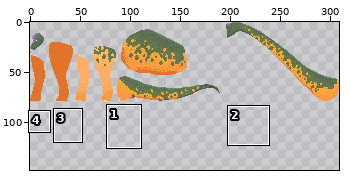
Sprite sheet, stored at GlobalGamejam2018/Assets/Artwork/DinosaurSprites/Exports/SPRITE_Dino_Brachio_01.png. Above, an overview of the earlier version with the close-up marked.
Close-up. Earlier state:
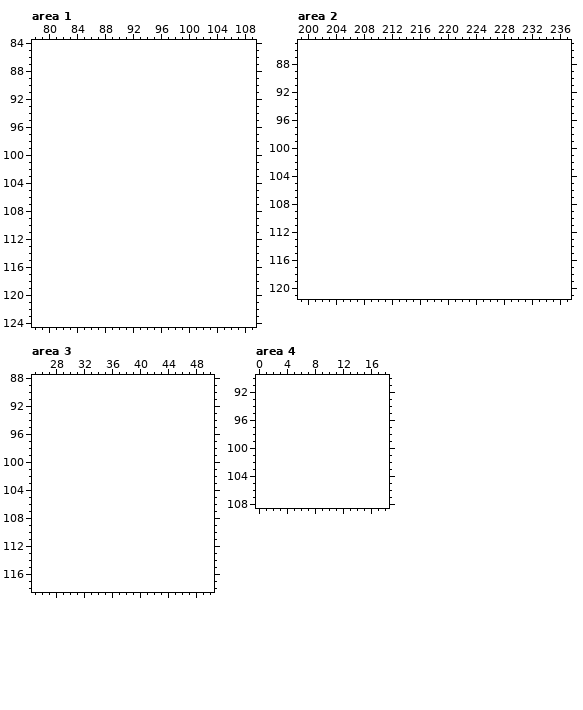
The file is 309x79 pixels. Shown: area 1: x 78..109, y 84..124; area 2: x 199..237, y 85..121; area 3: x 25..50, y 88..118; area 4: x 0..18, y 90..108. The old version is drawn lined up with the new one, on the new canvas. The commit also changed other parts of the picture, which this record leaves out.
Now the later version:
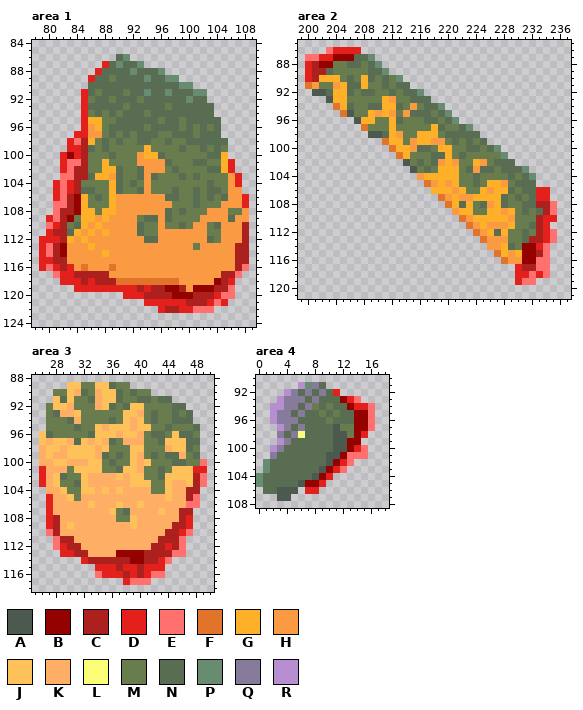
Palette (. is transparent): A #4c594e  B #940200  C #ac211e  D #e3201c  E #ff706e  F #e2732a  G #ffb029  H #fa9b44  J #ffc159  K #ffae65  L #faff7a  M #687c4e  N #586d52  P #678c71  Q #867b9b  R #b78ecf
What changed:
canvas 309x79 -> 309x148
Area 1:
y 86: x 90..91 .. -> NP
y 87: x 88..93 ...... -> DNPNNP
y 88: x 87..96 .......... -> DNNNNPNNNP
y 89: x 86..98 ............. -> DNNMNNNNPNNPP
y 90: x 86..100 ............... -> NNNNNNNNNNNNNPP
y 91: x 85..102 .................. -> DNMNNNMNNPNNPNNNPP
y 92: x 85..102 .................. -> DMNNMNNNMNNNNNNPNN
y 93: x 85..103 ................... -> DNNNNNMNNNNNMNNNNNN
y 94: x 85..103 ................... -> DMNMNMNNNMNNNNNNNNN
y 95: x 85..104 .................... -> DGGMMNNNNNNMNNMNNNNN
y 96: x 85..104 .................... -> DHGMNNNNNMNNNNMNMNMN
y 97: x 84..104 ..................... -> DDHHMNMNMNNNMMNNNMNNN
y 98: x 83..105 ....................... -> DECGMNMNMMNNMMNMMNNNNNN
y 99: x 83..105 ....................... -> DDCNMNMMMMMGMMMMNMMNMNM
y 100: x 82..105 ........................ -> DBDCMMMNMMMHGGNMMMMMMNNG
y 101: x 82..106 ......................... -> DEECMMGMMMMHHHHNMMMNNMMGD
y 102: x 82..106 ......................... -> DECCMMGGNMMNHHHMNMMMMNNGD
y 103: x 82..107 .......................... -> EECCNGGHNMMNHNMMMNMNMMMMHD
y 104: x 81..107 ........................... -> DEDCMMMMGNMNMHMMMMMMMMNMMHD
y 105: x 81..107 ........................... -> DEDCNNMMGNMMNHMMMNMMNMNNMHH
y 106: x 81..108 ............................ -> DECBGMNMGHHHHHHHNNMMNMNMNHHD
y 107: x 81..108 ............................ -> EECBGMMMGHHHHHHHHMMMNMMMHHHD
y 108: x 81..108 ............................ -> ECCBGGMGGHHHHHHHNMNMMMHHHMMH
y 109: x 80..108 ............................. -> DECBMGGHGHHHHMNNHNMMMMHHHHNHH
y 110: x 80..108 ............................. -> EDCMNGHGHHHHHNMMHMMNMHHMNHHHC
y 111: x 80..108 ............................. -> DCCNGHGHGHHHHNMMHHHHHHHMMHHHC
y 112: x 79..108 .............................. -> DDDCGHGHHHHHHHHNNHHHHHHHNMHHHC
y 113: x 79..108 .............................. -> DECBHHHGHHHHHHHHHHHHHHMHHHHHCC
y 114: x 79..108 .............................. -> DECBHHHHHGHHHHHHHHHHHHHHHHHHCC
y 115: x 79..108 .............................. -> DDCCHHHHHHHHHHHHHHHHHHHHHHHHCC
y 116: x 79..108 .............................. -> DEDCDHFHHHFHHHHHHHHHHHHHHHHHCE
y 117: x 81..107 ........................... -> EDDCCCCCHHHHHHHHHHHHHHHHCCE
y 118: x 82..106 ......................... -> DDDCDCCCFFFFFFFFFHHHHHBCD
y 119: x 84..106 ....................... -> DDDDDDDDDCDCCBBCHBBBCCE
y 120: x 91..106 ................ -> DDDCCCCBBBCCCDEE
y 121: x 94..105 ............ -> DDDDDDCCCDED
y 122: x 96..103 ........ -> DCCDDEEE
Area 2:
y 86: x 203..207 ..... -> EDDDD
y 87: x 200..209 .......... -> EEDDBBBNNP
y 88: x 200..210 ........... -> DCBBMMNNMNP
y 89: x 200..211 ............ -> DCCNMMMMMNNP
y 90: x 200..213 .............. -> DCGGGMNMGNMNMP
y 91: x 200..214 ............... -> FHMMHGNNGMMNMNN
y 92: x 201..216 ................ -> AANGGNMNNMMNMNNP
y 93: x 203..217 ............... -> AGGMMMMMGHMMNNN
y 94: x 204..219 ................ -> FGNMMNNGGNMHMNNP
y 95: x 205..220 ................ -> FAMMGHGHMHNNNMNP
y 96: x 207..221 ............... -> AGGMMGNMMMNNMNP
y 97: x 208..223 ................ -> FMMMGMMMMMGNMMNP
y 98: x 209..224 ................ -> AANGHMMGGGMNNNNN
y 99: x 211..225 ............... -> FGGMHGGHHMNMNMN
y 100: x 212..227 ................ -> FGGHNNMGGMMNNMNP
y 101: x 213..228 ................ -> FGMMMNNGMNMMMMMP
y 102: x 214..229 ................ -> AMNMNHGHMMGHMNNN
y 103: x 215..231 ................. -> AMNMGGGMNHNNMNNNP
y 104: x 216..232 ................. -> HGGGGGMMNMMMMNMNP
y 105: x 217..232 ................ -> FHGHGMMNMGGHMNNN
y 106: x 218..234 ................. -> GGGHGMMGHGGNMNNDD
y 107: x 219..234 ................ -> FHGHHGGGGNMNMNDD
y 108: x 220..235 ................ -> FGNGMNHGNMMNNCCE
y 109: x 221..235 ............... -> HGGMMGGHGMNMNCE
y 110: x 222..235 .............. -> FHGGGGGHMMMCDD
y 111: x 223..234 ............ -> FHGHHHGMMNCD
y 112: x 224..235 ............ -> FHGNGMMNMCDE
y 113: x 225..235 ........... -> FHHHMMNCCDE
y 114: x 226..234 ......... -> HHGNMBBDE
y 115: x 227..234 ........ -> FGHGBBCE
y 116: x 228..234 ....... -> FHHBBEE
y 117: x 230..234 ..... -> DCCEE
y 118: x 230..234 ..... -> DDEDE
y 119: x 230..232 ... -> DEE
Area 3:
y 89: x 30..38 ......... -> JJMMJJNMM
y 90: x 28..41 .............. -> MMJKNMKJJNMNMM
y 91: x 28..44 ................. -> JNJMMNKJJNMMNNMNN
y 92: x 27..46 .................... -> MJJKMMMKJNMNJJMMMMNN
y 93: x 27..47 ..................... -> MNKKJMMMMMMJJKMNMMNMN
y 94: x 27..47 ..................... -> MMMNKMMMMNMJKJMNMMNNN
y 95: x 27..48 ...................... -> MMMMNMMJKJJJKJJMMNMMMN
y 96: x 26..48 ....................... -> JNMMMMMNJJJKJJKMNNMJNNM
y 97: x 26..48 ....................... -> JKJJKNJKJKNMKKKMMNJJJNN
y 98: x 26..48 ....................... -> KJJKJJJJKJMMMJJMMMKJJNM
y 99: x 26..48 ....................... -> KJKKJJJJKNMNMJKMNMNNKMN
y 100: x 26..49 ........................ -> KKJJKKKJJMNMMJKJMMMNNMME
y 101: x 26..49 ........................ -> DKKKMJJJJMMNJJKMMNMJJJDD
y 102: x 26..49 ........................ -> DKJNMMJKKKKJKJJMMNJJJJCE
y 103: x 26..49 ........................ -> DKJMMNJKKKKKKJJJMMJKKJCE
y 104: x 27..48 ...................... -> KKJMMJJKJKJKKKKMMJKKCC
y 105: x 27..48 ...................... -> DKKJMKKKKKKKKKKKKJKKCE
y 106: x 27..48 ...................... -> DKKKKKJKKKJKKJKKKKKKEE
y 107: x 27..47 ..................... -> DKKKKKKKKJMNKKKKJKKCC
y 108: x 27..47 ..................... -> DCKKKKKKKKMMJKKKKKKCD
y 109: x 27..47 ..................... -> DCKJKKKKKKKKJKKKKKCCD
y 110: x 27..47 ..................... -> ECKKKKKKKKKKKKKKKCCDE
y 111: x 28..46 ................... -> ECCKKKKKKKKKKKKCCCE
y 112: x 28..46 ................... -> EDCCKKKKKKKKKKCCDCE
y 113: x 29..46 .................. -> DDCCKKKKBBBBCCCCEE
y 114: x 32..44 ............. -> DCCCCCCBBCCDE
y 115: x 34..43 .......... -> DDDCDDCDDD
y 116: x 34..43 .......... -> EDDDCDCDEE
y 117: x 38..41 .... -> DEEE
Area 4:
y 91: x 6..9 .... -> RPQN
y 92: x 4..11 ........ -> RQNQNQND
y 93: x 3..14 ............ -> RQQQNQNNNBDE
y 94: x 2..16 ............... -> RRQQNQMNMNNBDDE
y 95: x 2..16 ............... -> RQQNQNNMNMNNBBE
y 96: x 2..16 ............... -> RQQQNNNNMNNNBBE
y 97: x 3..16 .............. -> RQNQNNNNAMMBBE
y 98: x 3..15 ............. -> QNQLNNNNAAMBD
y 99: x 3..14 ............ -> RQNNNNNNAABB
y 100: x 2..15 .............. -> RQNNNNNNNAABDE
y 101: x 2..15 .............. -> QNNNNNNNAABEEE
y 102: x 1..13 ............. -> PNNNNNNNNABDE
y 103: x 1..12 ............ -> PNNNNNNNABDE
y 104: x 0..10 ........... -> PNNNNNNNABD
y 105: x 0..9 .......... -> PNNNNNABBD
y 106: x 1..5 ..... -> NNAAA; x 7..8 .. -> DD
y 107: x 3..4 .. -> AA
Changed places in both close-ups, as pixel boxes (x1, y1, x2, y2):
added: (39, 54, 249, 313)
added: (305, 47, 557, 285)
added: (39, 382, 207, 585)
added: (256, 382, 375, 501)
